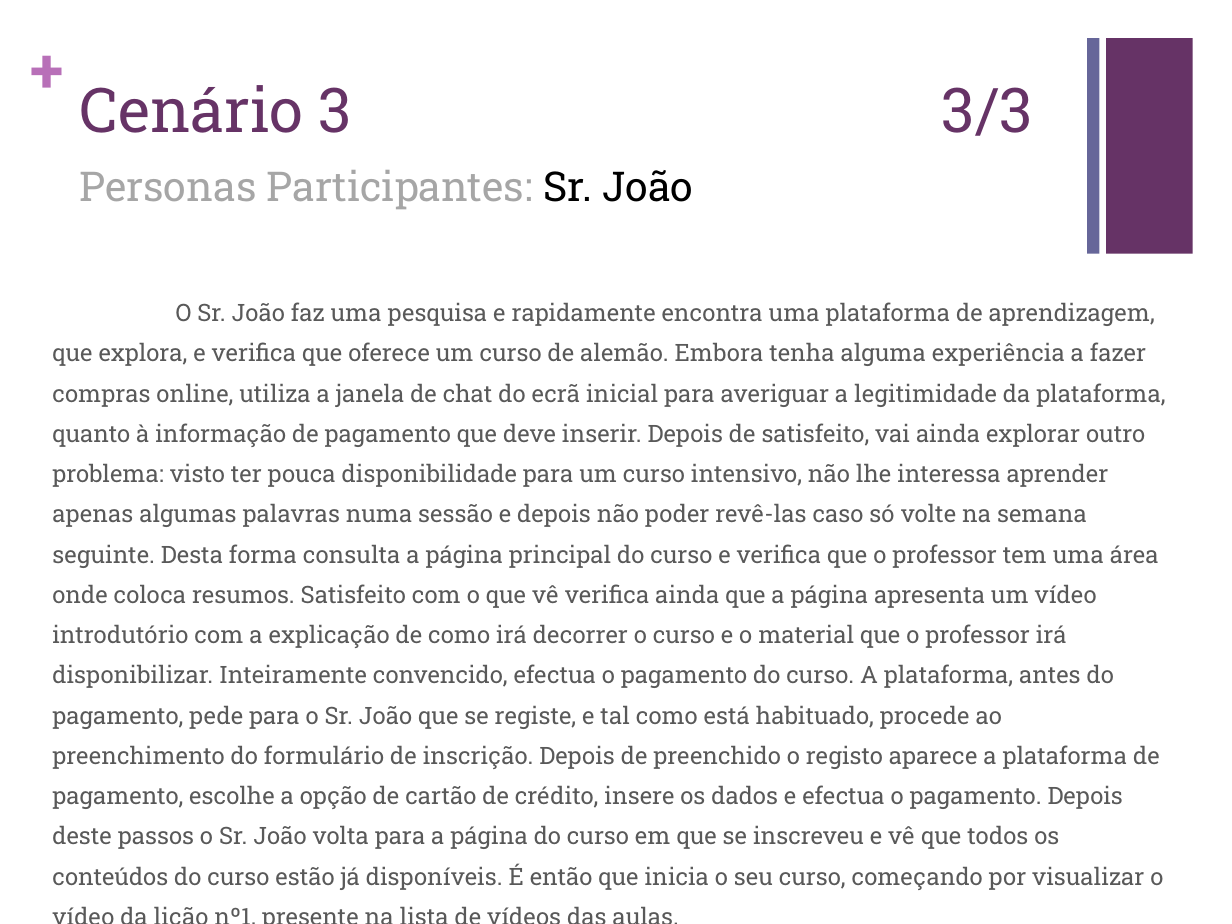
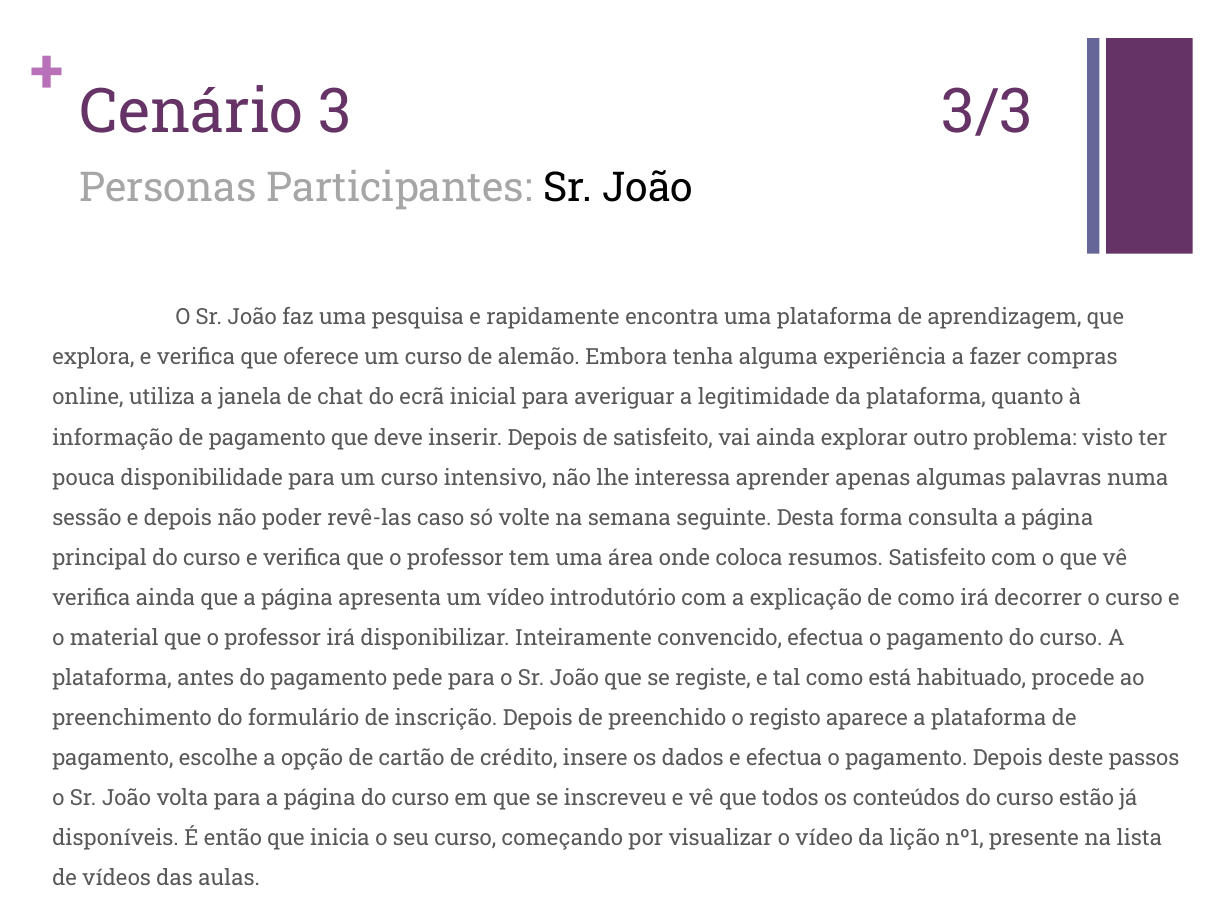
Before and after one commit to carboned4/C_C_U-2015-10, a slide deck: slide 10 of Aula 05/G10 - Apresentacao - Lab05.pptx. Drawn at 1232x924 pixels with LibreOffice and Linux fonts; fonts in the diff are those of the drawing. Boxes give left, top, right and bottom in pixels: in the first picture for what was removed or moved away, otherwise in the second. Text is boxed around its words. In the diff, an @@ line names an element or a change of style, - is before the commit and + after.

Commit message:
ppt e apresentaçao

```diff
--- a/Aula 05/G10 - Apresentacao - Lab05.pptx
+++ b/Aula 05/G10 - Apresentacao - Lab05.pptx
@@ text at (x1=52, y1=307, x2=1180, y2=885): text changed; size 14 to 13 pt @@
-O Sr. João faz uma pesquisa e rapidamente encontra uma plataforma de aprendizagem, que explora, e verifica que oferece um curso de alemão. Embora tenha alguma experiência a fazer compras online, utiliza a janela de chat do ecrã inicial para averiguar a legitimidade da plataforma, quanto à informação de pagamento que deve inserir. Depois de satisfeito, vai ainda explorar outro problema: visto ter pouca disponibilidade para um curso intensivo, não lhe interessa aprender apenas algumas palavras numa sessão e depois não poder revê-las caso só volte na semana seguinte. Desta forma consulta a página principal do curso e verifica que o professor tem uma área onde coloca resumos. Satisfeito com o que vê verifica ainda que a página apresenta um vídeo introdutório com a explicação de como irá decorrer o curso e o material que o professor irá disponibilizar. Inteiramente convencido, efectua o pagamento do curso. A plataforma, antes do pagamento, pede para o Sr. João que se registe, e tal como está habituado, procede ao preenchimento do formulário de inscrição. Depois de preenchido o registo aparece a plataforma de pagamento, escolhe a opção de cartão de crédito, insere os dados e efectua o pagamento. Depois deste passos o Sr. João volta para a página do curso em que se inscreveu e vê que todos os conteúdos do curso estão já disponíveis. É então que inicia o seu curso, começando por visualizar o vídeo da lição nº1, presente na lista de vídeos das aulas.
+O Sr. João faz uma pesquisa e rapidamente encontra uma plataforma de aprendizagem, que explora, e verifica que oferece um curso de alemão. Embora tenha alguma experiência a fazer compras online, utiliza a janela de chat do ecrã inicial para averiguar a legitimidade da plataforma, quanto à informação de pagamento que deve inserir. Depois de satisfeito, vai ainda explorar outro problema: visto ter pouca disponibilidade para um curso intensivo, não lhe interessa aprender apenas algumas palavras numa sessão e depois não poder revê-las caso só volte na semana seguinte. Desta forma consulta a página principal do curso e verifica que o professor tem uma área onde coloca resumos. Satisfeito com o que vê verifica ainda que a página apresenta um vídeo introdutório com a explicação de como irá decorrer o curso e o material que o professor irá disponibilizar. Inteiramente convencido, efectua o pagamento do curso. A plataforma, antes do pagamento pede para o Sr. João que se registe, e tal como está habituado, procede ao preenchimento do formulário de inscrição. Depois de preenchido o registo aparece a plataforma de pagamento, escolhe a opção de cartão de crédito, insere os dados e efectua o pagamento. Depois deste passos o Sr. João volta para a página do curso em que se inscreveu e vê que todos os conteúdos do curso estão já disponíveis. É então que inicia o seu curso, começando por visualizar o vídeo da lição nº1, presente na lista de vídeos das aulas.
```
Also in this commit, not shown: 4 other slides changed, 1 slide added, 2 other files.
